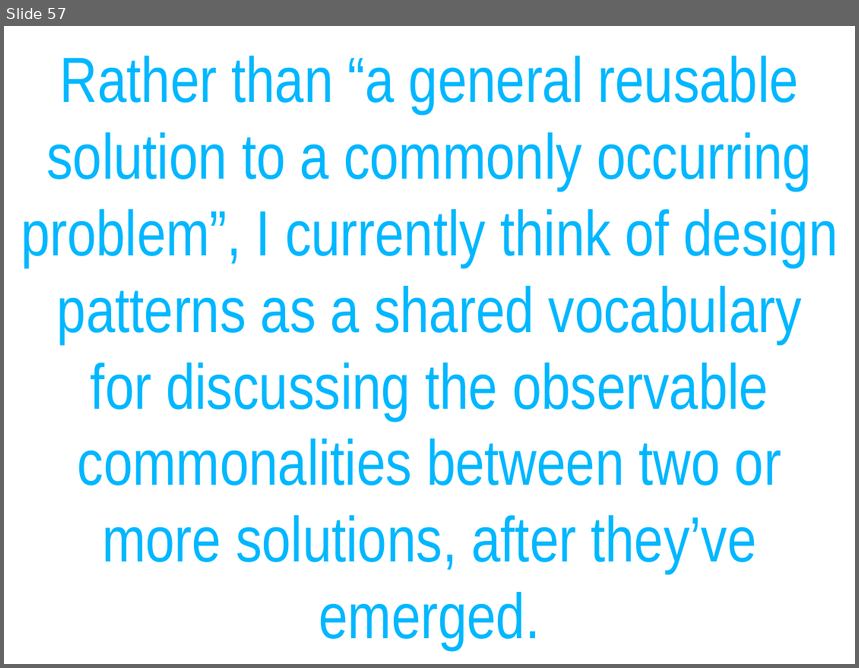
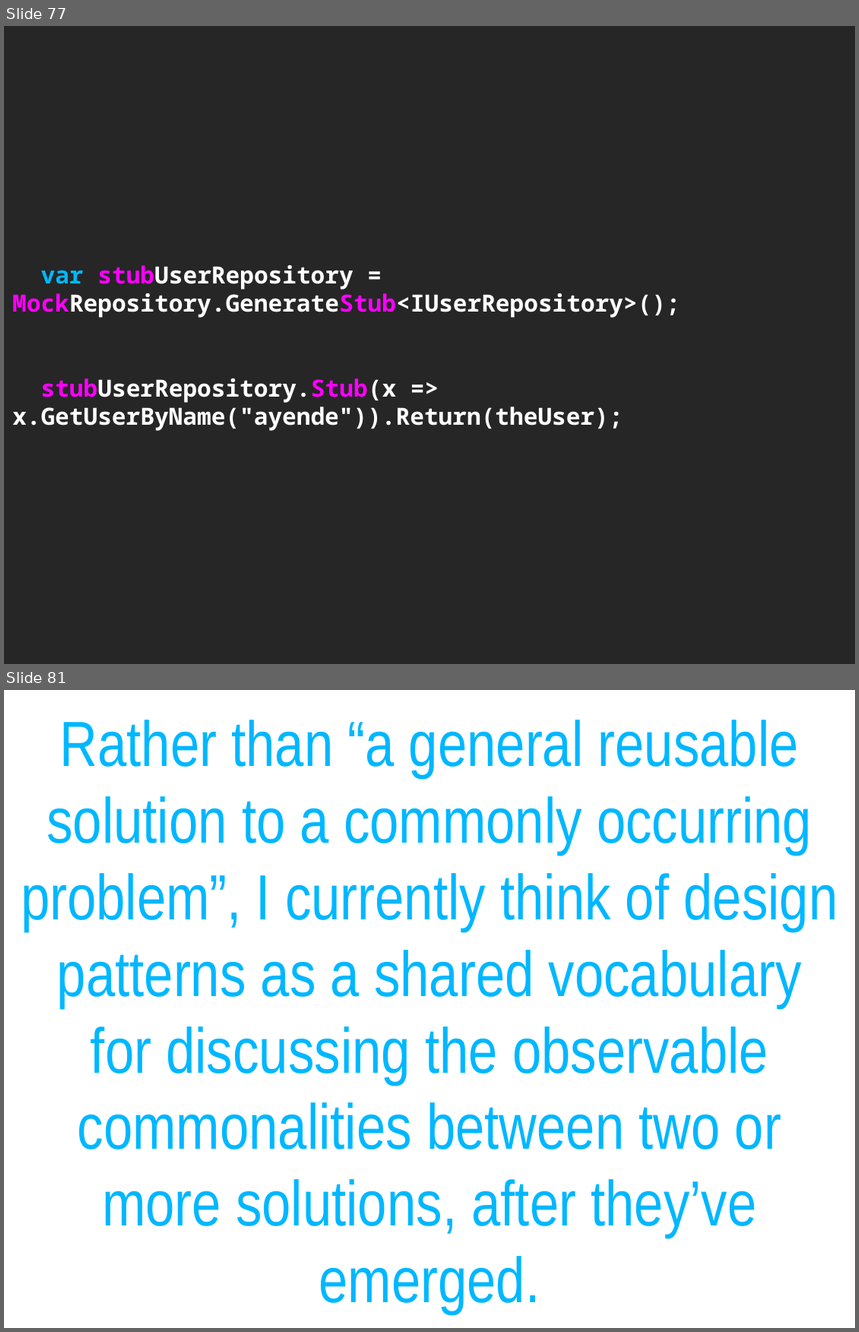
Before and after one commit to cessor/empathiccode, a slide deck: WeaselWords-DotnetDevCon.pptx. Shown one above the other, each under a label of ours: slide 57 before the commit, slides 77 and 81 after it; the slides between them are not shown. The pictures are 859x668 and 859x1332 pixels, drawn with LibreOffice and Linux fonts; fonts in the diff are those of the drawing. Boxes give left, top, right and bottom in pixels: in the first picture for what was removed or moved away, otherwise in the second. Text is boxed around its words. In the diff, an @@ line names an element or a change of style, - is before the commit and + after.

```diff
--- a/WeaselWords-DotnetDevCon.pptx
+++ b/WeaselWords-DotnetDevCon.pptx
@@ slide 77 added at [4,26,855,664], background #FFFFFF @@
@@ title added at [4,26,855,664], fill #262626, 20 pt, text #FFFFFF, bold @@
+var stubUserRepository = MockRepository.GenerateStub<IUserRepository>();
+stubUserRepository.Stub(x => x.GetUserByName("ayende")).Return(theUser);
@@ what was slide 57 is now slide 81 @@
```
Also in this commit, not shown: 18 slides changed, 25 other slides added, 6 slides removed, 2 other files.
